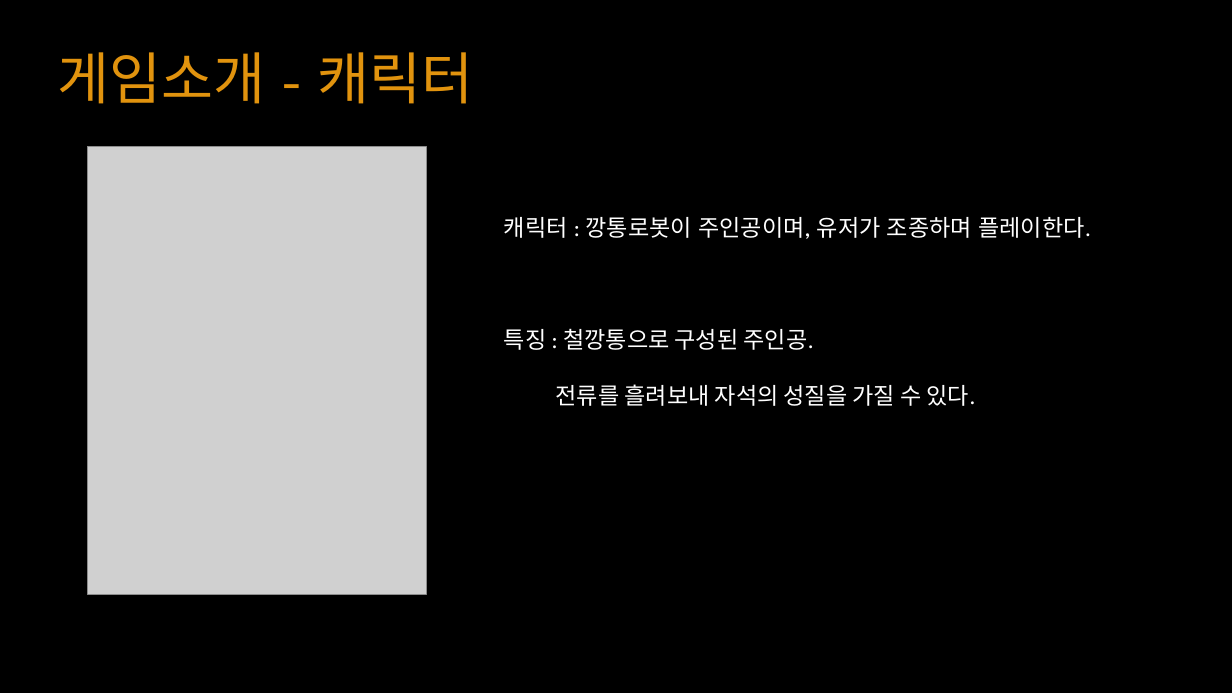
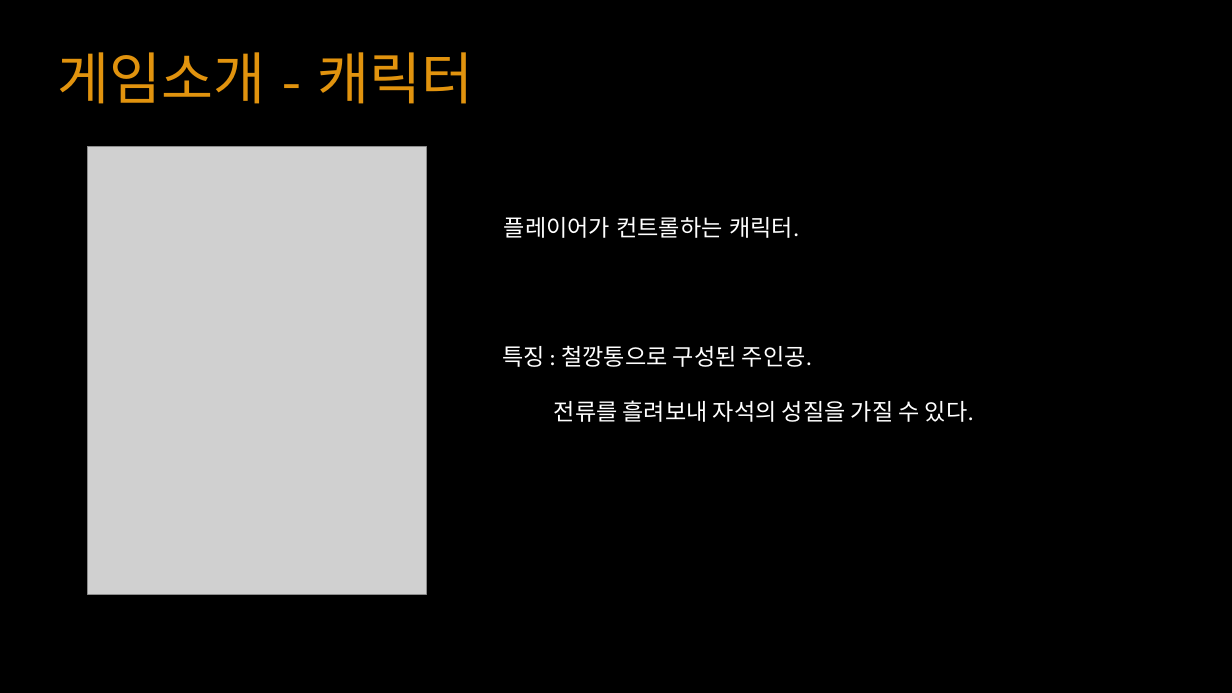
Before and after one commit to YKTeam/Room503, a slide deck: slide 8 of Document/Escape Cube(가제) ppt.pptx. Drawn at 1232x693 pixels with LibreOffice and Linux fonts; fonts in the diff are those of the drawing; grey boxes stand for pictures. Boxes give left, top, right and bottom in pixels: in the first picture for what was removed or moved away, otherwise in the second. Text is boxed around its words. In the diff, an @@ line names an element or a change of style, - is before the commit and + after.

Commit message:
캐릭터설명추가
캐릭터설명추가, 게임방법 추가

```diff
--- a/Document/Escape Cube(가제) ppt.pptx
+++ b/Document/Escape Cube(가제) ppt.pptx
@@ text at (504,217,800,238): text changed @@
-캐릭터 : 깡통로봇이 주인공이며, 유저가 조종하며 플레이한다.
+플레이어가 컨트롤하는 캐릭터.
@@ text "특징 : 철깡통으로 구성된 주인공.": place and size @@
-text "특징 : 철깡통으로 구성된 주인공." at (504,328,977,406)
+text "특징 : 철깡통으로 구성된 주인공." at (502,345,975,422)
```
Also in this commit, not shown: 2 other slides changed, 1 slide added.
